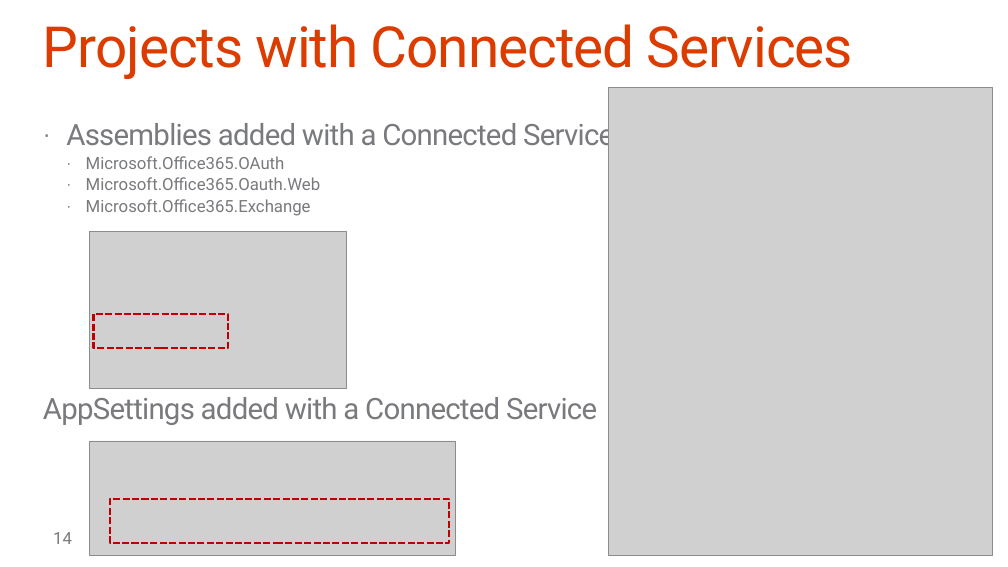
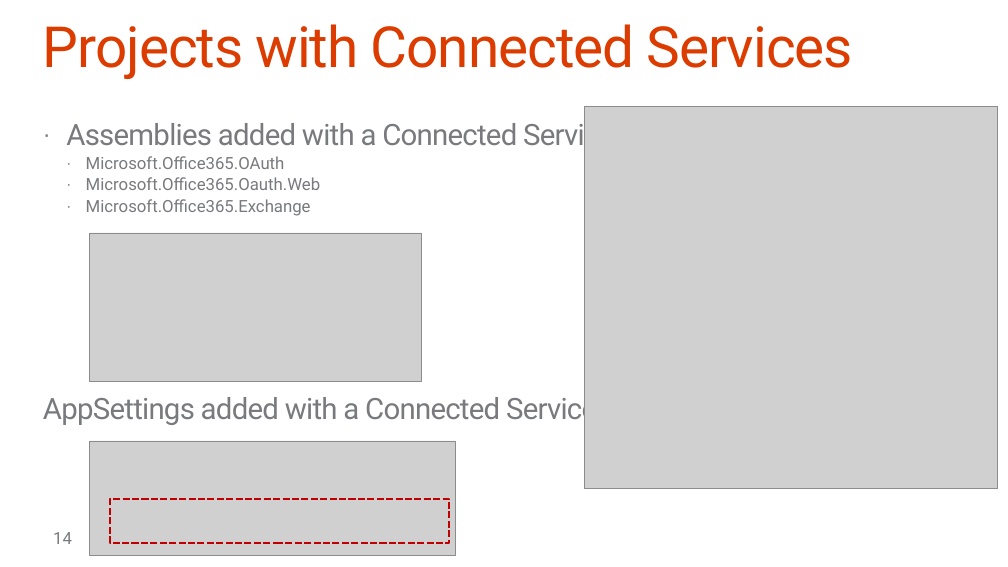
Before and after one commit to fabbbiob/TrainingContent, a slide deck: slide 14 of O3653-2 Deep Dive into Office 365 APIs for Calendar, Mail, and Contacts/O3653-2 Deep Dive into Office 365 APIs for Calendar, Mail, and Contacts.pptx. Drawn at 1008x567 pixels with LibreOffice and Linux fonts; fonts in the diff are those of the drawing; grey boxes stand for pictures; background and template pictures are left out. Boxes give left, top, right and bottom in pixels: in the first picture for what was removed or moved away, otherwise in the second. Text is boxed around its words. In the diff, an @@ line names an element or a change of style, - is before the commit and + after.

```diff
--- a/O3653-2 Deep Dive into Office 365 APIs for Calendar, Mail, and Contacts/O3653-2 Deep Dive into Office 365 APIs for Calendar, Mail, and Contacts.pptx
+++ b/O3653-2 Deep Dive into Office 365 APIs for Calendar, Mail, and Contacts/O3653-2 Deep Dive into Office 365 APIs for Calendar, Mail, and Contacts.pptx
@@ picture: place and size @@
-picture at <box>608,88,992,555</box>
+picture at <box>585,107,997,488</box>
@@ picture: place and size @@
-picture at <box>89,231,346,389</box>
+picture at <box>89,233,422,381</box>
@@ rectangle removed at <box>94,314,228,348</box> @@
```
Also in this commit, not shown: 14 other slides changed.
